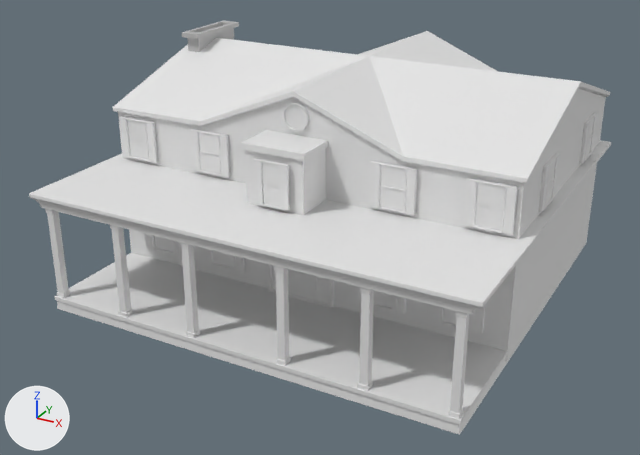
An edit to the FBX model Models/Buildings/SM_Suburb_Building_3_Low.fbx, drawn before and after from the same camera.
Both versions are drawn from a 50 mm lens placed at (4.25, -22.79, 10.11), pointed at (-5.22, -5.59, 1.51). The axes (+X, +Y, +Z) are drawn at lower left. The lights are the same throughout. The picture after the commit comes second. Where no turn or scale is listed for an object, it has been applied to the vertices.

Names of what the first picture shows: 'SM_Suburb_Building_3_Low'.
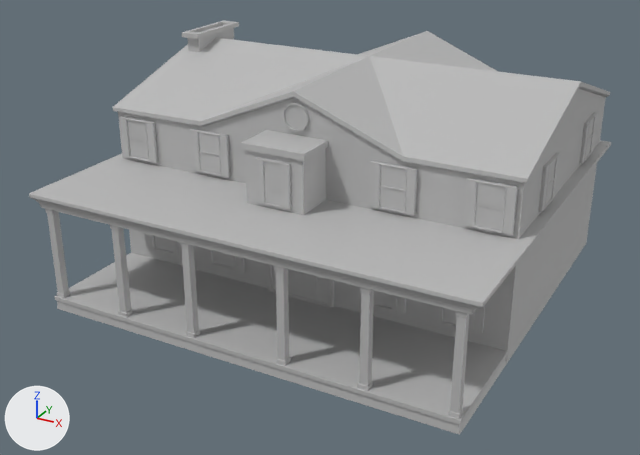
The newer file is also turned or shifted as a whole; pictures and numbers use the older file's frame.

Boxes [x1, y1, x2, y2] around the edits, measured in the pictures (640 x 455 px; the box of a moved part takes in the faces that stretch with it):
part 1 of me_mesh, added: after [262, 159, 283, 208]
part 2 of me_mesh, moved or reshaped: [125, 119, 361, 303] in both
part 3 of me_mesh, recoloured (white to grey): [29, 31, 611, 435] in both

What the commit changed:
me_mesh is used by ob_sm_suburb_building_3_low; location (0.0, 0.0, 0.0).
me_mesh had 1534 vertices, 1209 faces and spanned x -10.27..0.27, y -9.82..0.15, z 0.0..5.54.
me_mesh now has 1522 vertices, 1208 faces and spans x -10.27..0.27, y -9.82..0.15, z 0.0..5.54.
me_mesh part 1: the loose piece of 16 vertices spanning x -5.25..-4.76, y -8.11..-8.03, z 2.99..3.99 is copied, and the copy is moved by (0.0, 0.07, 0.0), in mat_sm_suburb_building_material (grey #bcbcbc); it spans x -5.25..-4.76, y -8.04..-7.97, z 2.99..3.99.
Part 2, on me_mesh:
56 vertices are removed from x -9.45..-3.31, y -8.11..-6.97, z 0.62..3.99.
136 faces are deleted.
16 vertices in x -5.42..-4.59, y -8.11, z 2.99..3.99 move by (0.0, 0.14, 0.0).
6 vertices in x -4.6..-4.59, y -8.1, z 2.99..3.99 move by (0.0, 0.12, 0.0).
5 vertices in x -4.6..-4.59, y -8.05, z 2.99..3.99 move by (0.0, 0.02, 0.0).
3 vertices in x -5.42..-4.6, y -8.03, z 3.0..3.98 move by (0.0, -0.01, 0.0).
10 vertices move from x -7.68..-3.5, y -8.11..-7.05, z 0.63..3.99 to x -7.68..-3.5, y -8.04..-7.05, z 0.63..3.98.
23 vertices are added at x -9.68..-4.76, y -8.04..-7.07, z 0.62..3.98.
14 new vertices lie (0.0, -0.05, 0.0) away from vertices in x -8.46..-4.6, y -8.1..-6.99, z 0.62..3.99.
7 new vertices lie (0.0, 0.05, 0.0) away from vertices in x -4.76..-3.31, y -8.03..-7.04, z 0.62..3.99.
136 new faces join them.
me_mesh part 3: 1062 faces spanning x -10.27..0.27, y -9.82..0.15, z 0.0..5.28 switch from mat_openpbr_shader1 (white #e7e7e7) to mat_sm_suburb_building_material (grey #bcbcbc).
Other edits to the shape of me_mesh do not show in these pictures.
